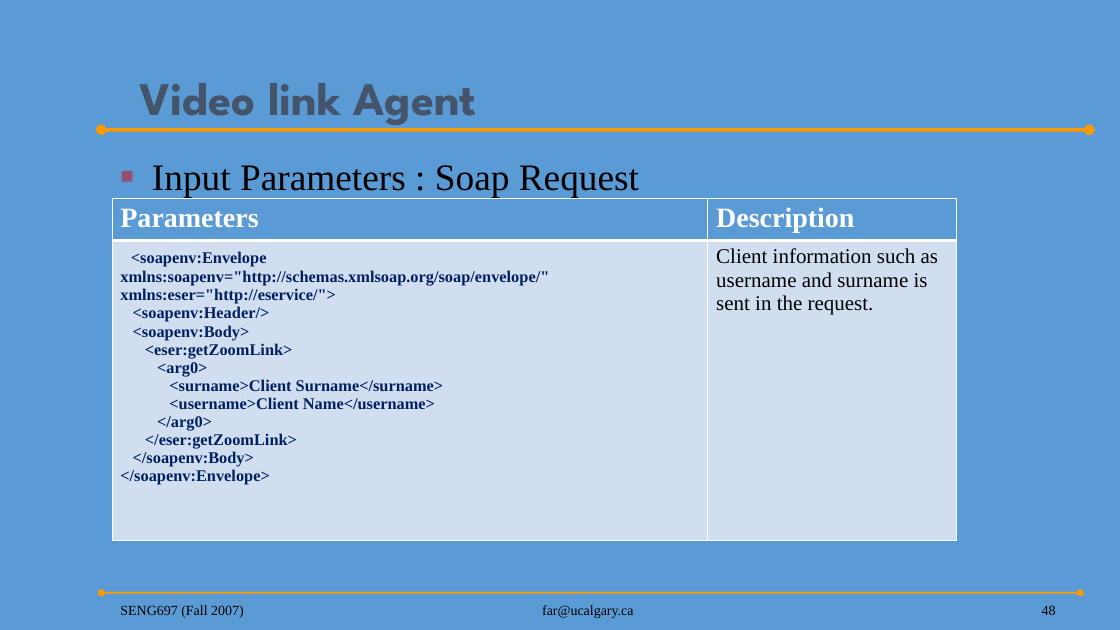
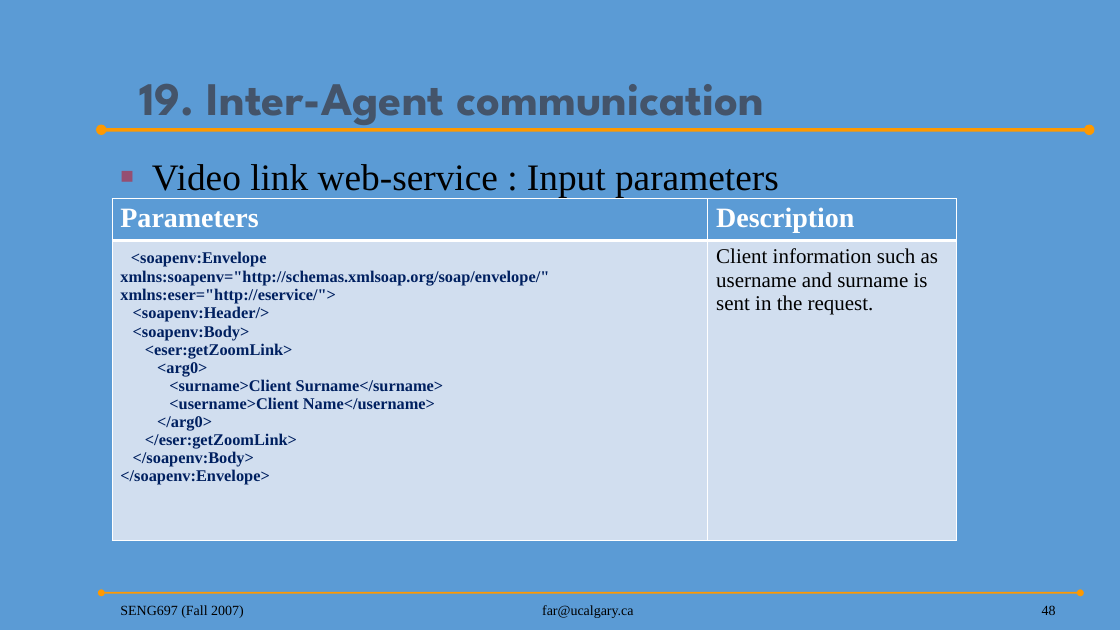
Before and after one commit to anish30145784/SENG696_GroupD, a slide deck: slide 48 of GroupD_ProjectPresentation .pptx. Drawn at 1120x630 pixels with LibreOffice and Linux fonts; fonts in the diff are those of the drawing; background and template pictures are left out. Boxes give left, top, right and bottom in pixels: in the first picture for what was removed or moved away, otherwise in the second. Text is boxed around its words. In the diff, an @@ line names an element or a change of style, - is before the commit and + after.

Commit message:
made some layout changes and added description for the inter agent communication

```diff
--- a/GroupD_ProjectPresentation .pptx
+++ b/GroupD_ProjectPresentation .pptx
@@ title at (139,84,764,129): text changed @@
-Video link Agent
+19. Inter-Agent communication
@@ text at (152,164,779,198): text changed @@
-■ Input Parameters : Soap Request
+■ Video link web-service : Input parameters
```
Also in this commit, not shown: 9 other slides changed, 3 slides added, 7 other files.
